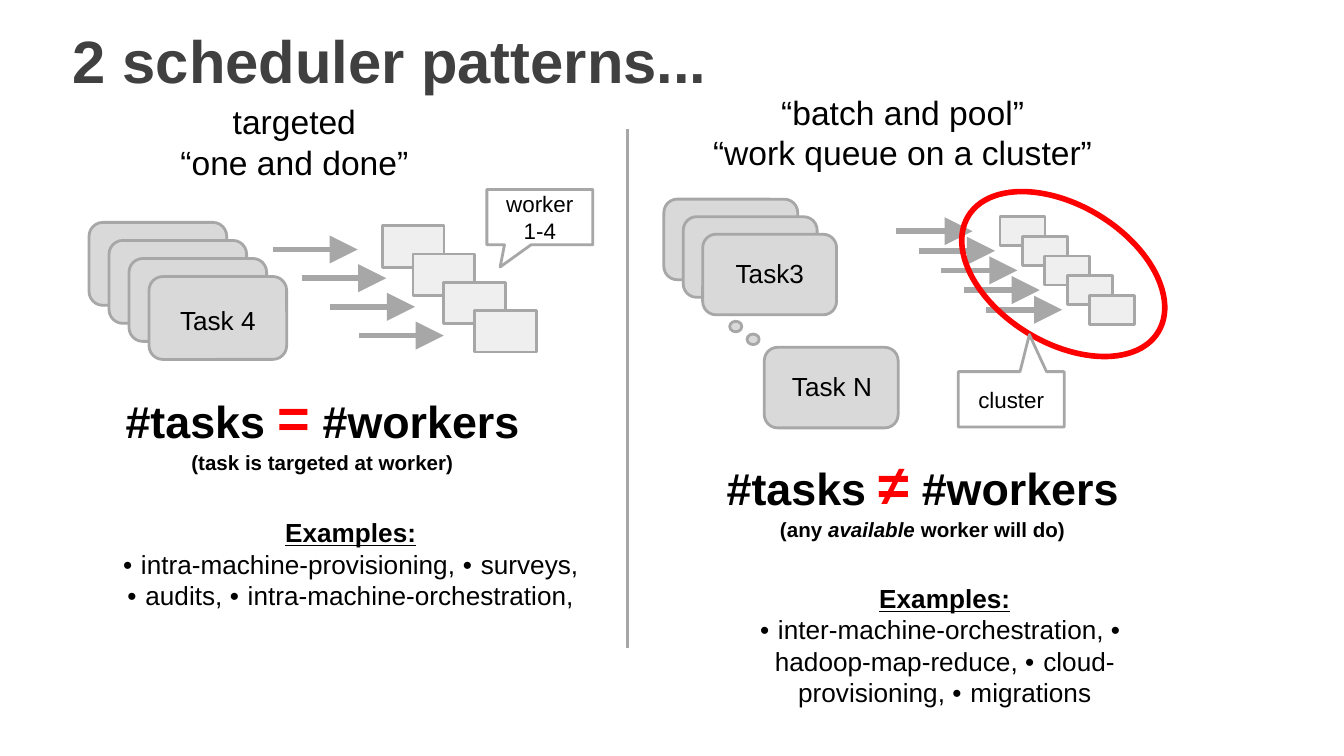
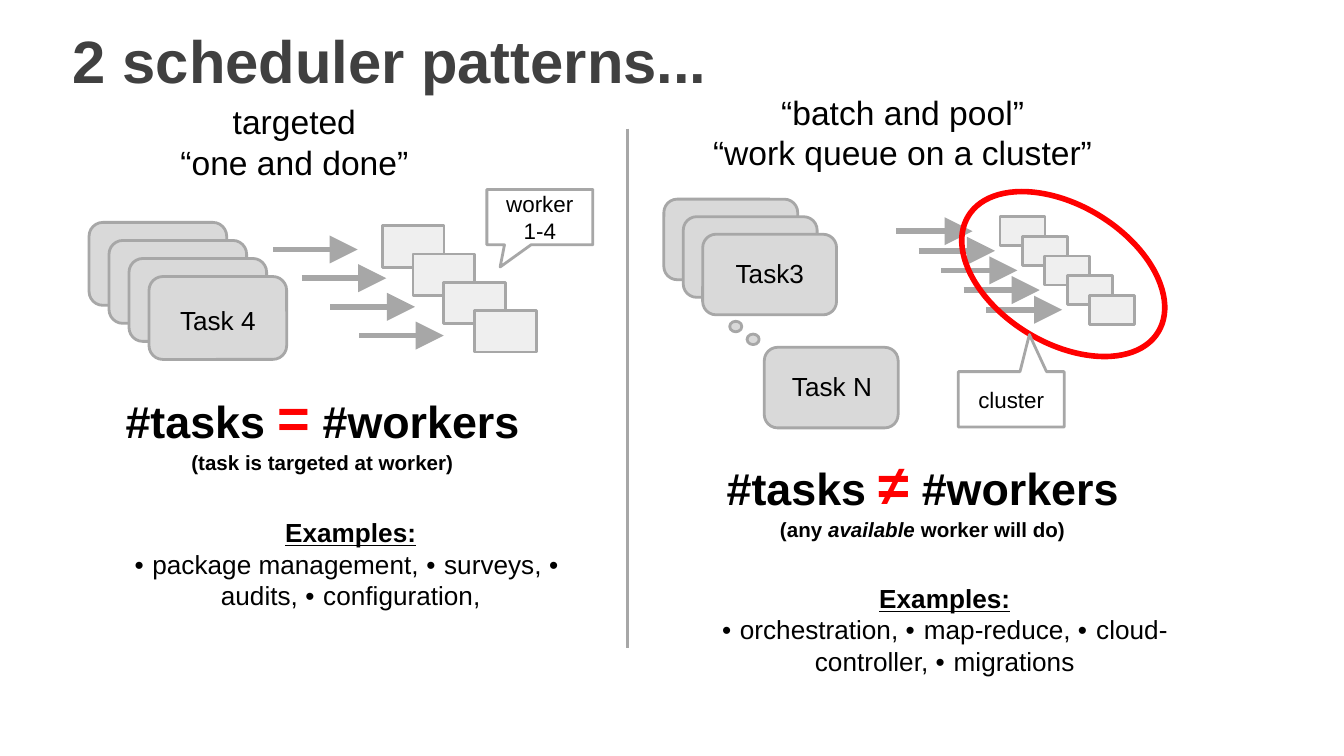
Before and after one commit to edlane/salt-reduce, a slide deck: slide 19 of rerun/saltconf15/SaltConf15 slide template.pptx.pptx (slide 16 before the commit). Drawn at 1344x756 pixels with LibreOffice and Linux fonts; fonts in the diff are those of the drawing; background and template pictures are left out. Boxes give left, top, right and bottom in pixels: in the first picture for what was removed or moved away, otherwise in the second. Text is boxed around its words. In the diff, an @@ line names an element or a change of style, - is before the commit and + after.

```diff
--- a/rerun/saltconf15/SaltConf15 slide template.pptx.pptx
+++ b/rerun/saltconf15/SaltConf15 slide template.pptx.pptx
@@ text at <box>135,555,541,611</box>: text changed @@
-•-intra-machine-provisioning, •-surveys, •-audits, •-intra-machine-orchestration,
+•-package management, •-surveys, •-audits, •-configuration,
@@ text at <box>722,620,1168,677</box>: text changed @@
-•-inter-machine-orchestration, •-hadoop-map-reduce, •-cloud-provisioning, •-migrations
+•-orchestration, •-map-reduce, •-cloud-controller, •-migrations
```
Also in this commit, not shown: 1 slide added.
